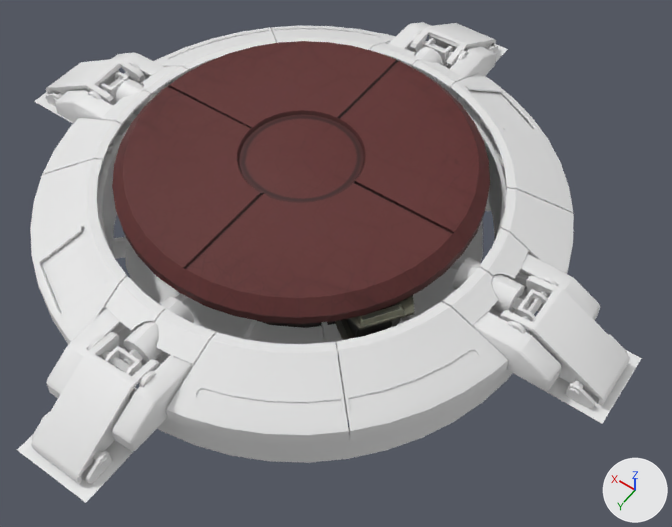
An edit to the FBX model Assets/Resource/PC Computer - Portal 2 - Portal Button/portal_button_meshes.fbx, drawn before and after from the same camera.
Rendered twice from a 50 mm camera at (-69.2, 86.9, 125.8) aimed at (-10.1, 4.2, -4.2). Arrows for +X, +Y and +Z are at lower right; the lights stay in place. Objects named as collision shapes, trigger or cutter boxes, shadow casters or lower levels of detail are left out. Where no turn or scale is listed for an object, it has been applied to the vertices.

Names of what the first picture shows: 'portal_button_bottom', 'portal_button_top'.
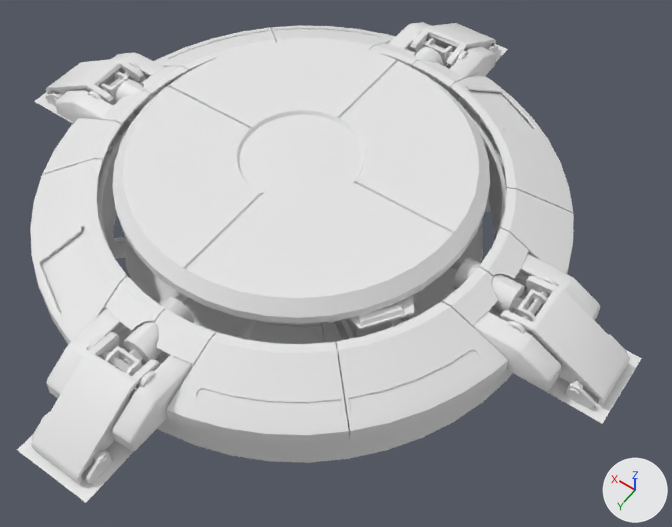
Location of each change, [x1, y1, x2, y2] in pixels of the pictures (672 x 527 px):
'portal_button_top', recoloured (brown to white)
    both: [112, 41, 490, 340]

Diff of the bpy script that builds the scene:
```diff
--- a/Assets/Resource/PC Computer - Portal 2 - Portal Button/portal_button_meshes.fbx.py
+++ b/Assets/Resource/PC Computer - Portal 2 - Portal Button/portal_button_meshes.fbx.py
@@ me_portal_button @@
 me_portal_button.from_pydata(...)  # 457 vertices, 646 faces; spans x -31.8..31.8, y -31.8..31.8, z -7.4..13.6
-me_portal_button.materials.append(mat_acmat_0)  # picture img_portal_button_01_png
```
